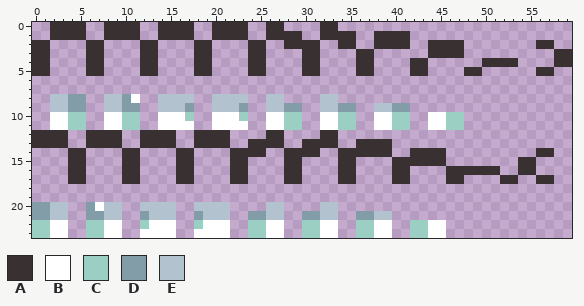
Pixel-art sprite -- sample_skins/7/eyes.png. Above, as it was before the edit.
The file is 60x24 pixels.
Palette (. is transparent): A #383031  B #ffffff  C #9bcfc4  D #839da8  E #b2c2cf
Pixels before, first column x 0:
 0 ..AAAA..AAAA..AAAA..AAAA..AA....AA..........................
 1 ..AAAA..AAAA..AAAA..AAAA..AAAA..AAAA..AAAA..................
 2 AA....AA....AA....AA....AA..AAAA..AA..AAAA..AAAA........AA..
 3 AA....AA....AA....AA....AA....AA....AA......AAAA..........AA
 4 AA....AA....AA....AA....AA....AA....AA....AA......AAAA....AA
 5 AA....AA....AA....AA....AA....AA....AA....AA....AA......AA..
 6 ............................................................
 7 ............................................................
 8 ..EEDD..EEDB..EEEE..EEEE..EE....EE..........................
 9 ..EEDD..EEDD..EEED..EEED..EEDD..EEDD..EEDD..................
10 ..BBCC..BBCC..BBBC..BBBC..BBCC..BBCC..BBCC..BBCC............
11 ..BBCC..BBCC..BBBB..BBBB..BBCC..BBCC..BBCC..BBCC............
12 AAAA..AAAA..AAAA..AAAA....AA....AA..........................
13 AAAA..AAAA..AAAA..AAAA..AAAA..AAAA..AAAA....................
14 ....AA....AA....AA....AAAA..AAAA..AAAAAA..AAAA..........AA..
15 ....AA....AA....AA....AA....AA....AA....AAAAAA........AA....
16 ....AA....AA....AA....AA....AA....AA....AA....AAAAAA..AA....
17 ....AA....AA....AA....AA....AA....AA....AA....AA....AA..AA..
18 ............................................................
19 ............................................................
20 DDEE..DBEE..EEEE..EEEE....EE....EE..........................
21 DDEE..DDEE..DEEE..DEEE..DDEE..DDEE..DDEE....................
22 CCBB..CCBB..CBBB..CBBB..CCBB..CCBB..CCBB..CCBB..............
23 CCBB..CCBB..BBBB..BBBB..CCBB..CCBB..CCBB..CCBB..............
The result:
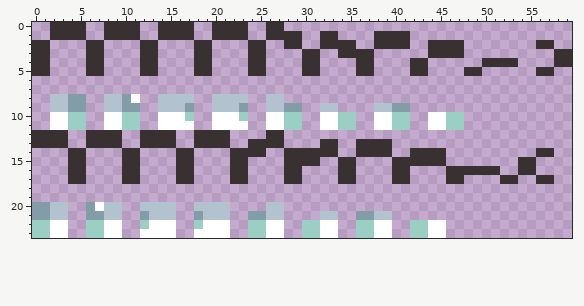
Diff:
Colour A is added in row 2 at x 32 to 33; in row 3 at x 34 to 35; in row 14 at x 32 to 33; in row 15 at x 30 to 31.
The author cleared colour A in row 0 at x 32 to 33; in row 1 at x 34 to 35; in row 2 at x 30 to 31; in row 12 at x 32 to 33; in row 13 at x 30 to 31; in row 14 at x 34 to 35.
The author cleared colour D in row 9 at x 34 to 35; in row 21 at x 30 to 31.
The author cleared colour E in row 8 at x 32 to 33; in row 20 at x 32 to 33.
